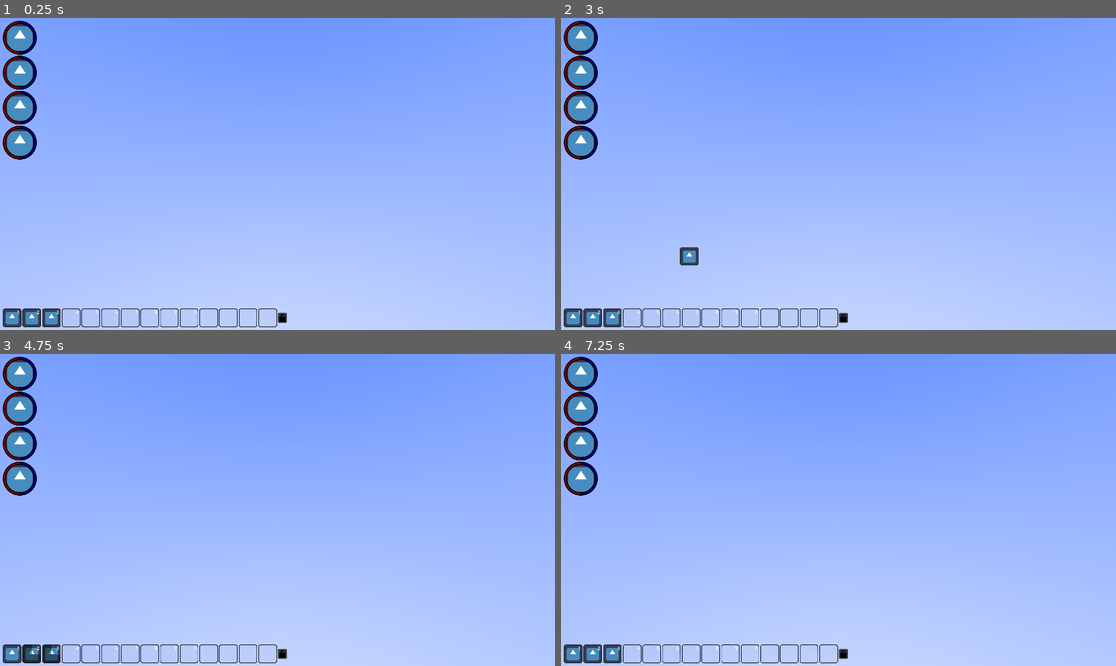
Above: before the commit, frames 1-4 (two rows, left to right).
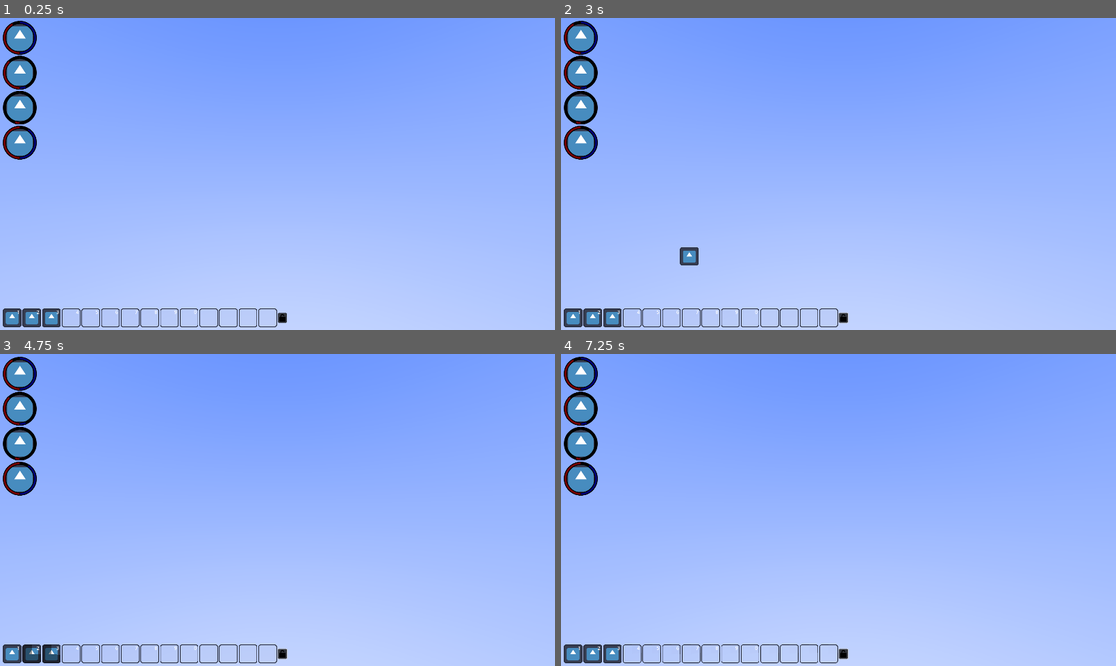
Above: after the commit, the same moments.

Repository: telmotrooper/mephistos-wrath
Game: Godot game, scene res://main.tscn
The game is run twice, just before and just after one commit, with the same random seed, the same clock (stepped at 60 frames per second) and the same inputs. The engine's default icon, where the game draws it, is replaced by a stand-in: a white triangle on a blue panel in a dark square.
Inputs (mouse positions are in pixels of both pictures, inside the frame that each line leads up to):
- Up to frame 1 (0.25 s): no input
- Up to frame 2 (3 s): click (844, 317) at 0.52 s; click (844, 317) at 1.27 s; click (844, 317) at 2.02 s; tap Enter at 2.75 s; drag from (572, 317) to (894, 105) at 2.77 s
- Up to frame 3 (4.75 s): drag from (33, 653) to (249, 572) at 3.52 s; move the mouse to (49, 653) at 4.27 s; click (49, 653) at 4.42 s
- Up to frame 4 (7.25 s): drag from (633, 653) to (672, 463) at 5.02 s; tap Space at 5.75 s; drag from (649, 653) to (866, 510) at 5.77 s; tap Enter at 6.5 s; drag from (672, 653) to (755, 432) at 6.52 s

The runs differ from the first frame. In frame 1, 0.2% of the frame differs, in the area x 0-7%, y 0-37%; in frame 2, 0.2%; in frame 3, 0.2%; in frame 4, 0.2%.

Commit message:
Added custom values for each character

Diff:
--- a/character_portrait.gd
+++ b/character_portrait.gd
@@ -3,34 +3,9 @@
 
 @export var character: Character
 
-@export_range(0, 50) var health_points = 50 : set = _set_health, get = _get_health
-@export_range(0, 50) var mana_points = 50 : set = _set_mana, get = _get_mana
-
-@onready var hp = $HP
-@onready var mp = $MP
-
 func _ready() -> void:
 	tooltip_text = "%s\nHP: %d/%d\nMP: %d/%d" % [
 		character.name, character.hp, character.max_hp, character.mp, character.max_mp
 	]
-
-func _set_health(val):
-	if not is_inside_tree():
-		await ready
-	hp.value = val
-
-func _get_health():
-	if not hp:
-		return 50
-	return hp.value
-
-func _set_mana(val):
-	if not is_inside_tree():
-		await ready
-	mp.value = val
-
-func _get_mana():
-	if not mp:
-		return 50
-	else:
-		return mp.value
+	$HP.value = float(character.hp) / character.max_hp * 50
+	$MP.value = float(character.mp) / character.max_mp * 50
--- a/character_portrait.tscn
+++ b/character_portrait.tscn
@@ -13,7 +13,6 @@
 anchors_preset = 0
 offset_right = 40.0
 offset_bottom = 40.0
-tooltip_text = "Character Namecd"
 script = ExtResource("1_d2t5c")
 character = ExtResource("2_pc7yn")
 
--- a/characters/character.gd
+++ b/characters/character.gd
@@ -3,8 +3,8 @@
 
 @export var name: StringName = "Character Name"
 
+@export var max_hp: int
 @export var hp: int
-@export var max_hp: int
 
+@export var max_mp: int
 @export var mp: int
-@export var max_mp: int
--- a/characters/george_erickson.tres
+++ b/characters/george_erickson.tres
@@ -5,7 +5,7 @@
 [resource]
 script = ExtResource("1_74qr3")
 name = &"George Erickson"
+max_hp = 120
 hp = 100
-max_hp = 100
-mp = 100
-max_mp = 100
+max_mp = 80
+mp = 80
--- a/characters/marty_badger.tres
+++ b/characters/marty_badger.tres
@@ -5,7 +5,7 @@
 [resource]
 script = ExtResource("1_o7gli")
 name = &"Marty Badger"
-hp = 100
-max_hp = 100
-mp = 100
-max_mp = 100
+hp = 150
+max_hp = 200
+mp = 10
+max_mp = 80
--- a/characters/michael_tenorio.tres
+++ b/characters/michael_tenorio.tres
@@ -5,7 +5,7 @@
 [resource]
 script = ExtResource("1_2papk")
 name = &"Michael Tenorio"
-hp = 100
 max_hp = 100
-mp = 100
-max_mp = 100
+hp = 10
+max_mp = 60
+mp = 0
--- a/characters/timothy_curry.tres
+++ b/characters/timothy_curry.tres
@@ -5,7 +5,7 @@
 [resource]
 script = ExtResource("1_1cfat")
 name = &"Timothy Curry"
-hp = 100
-max_hp = 100
-mp = 100
-max_mp = 100
+max_hp = 80
+hp = 80
+max_mp = 220
+mp = 180
--- a/ui.tscn
+++ b/ui.tscn
@@ -6,7 +6,6 @@
 [ext_resource type="Texture2D" uid="uid://dosni1lecymy3" path="res://icons/font_awesome/lock.svg" id="4_gl0di"]
 [ext_resource type="Script" path="res://lock_button.gd" id="4_jpk3e"]
 [ext_resource type="PackedScene" uid="uid://bai5fwngw35v5" path="res://character_portrait.tscn" id="6_quqll"]
-[ext_resource type="Resource" uid="uid://8xr1er6ruqpx" path="res://characters/george_erickson.tres" id="7_wg2o1"]
 [ext_resource type="Resource" uid="uid://dh0h86uwqa4d8" path="res://characters/marty_badger.tres" id="8_g7gv6"]
 [ext_resource type="Resource" uid="uid://b7j3g28hhgggb" path="res://characters/michael_tenorio.tres" id="9_ggjba"]
 [ext_resource type="Resource" uid="uid://fjov23yxdht3" path="res://characters/timothy_curry.tres" id="10_hb6mf"]
@@ -114,27 +113,30 @@
 
 [node name="CharacterPortrait" parent="MarginContainer/VBoxContainer" instance=ExtResource("6_quqll")]
 layout_mode = 2
-character = ExtResource("7_wg2o1")
-health_points = 50.0
-mana_points = 50.0
+tooltip_text = "George Erickson
+HP: 100/120
+MP: 100/100"
 
 [node name="CharacterPortrait2" parent="MarginContainer/VBoxContainer" instance=ExtResource("6_quqll")]
 layout_mode = 2
+tooltip_text = "Marty Badger
+HP: 100/100
+MP: 100/100"
 character = ExtResource("8_g7gv6")
-health_points = 50.0
-mana_points = 50.0
 
 [node name="CharacterPortrait3" parent="MarginContainer/VBoxContainer" instance=ExtResource("6_quqll")]
 layout_mode = 2
+tooltip_text = "Michael Tenorio
+HP: 100/100
+MP: 100/100"
 character = ExtResource("9_ggjba")
-health_points = 50.0
-mana_points = 50.0
 
 [node name="CharacterPortrait4" parent="MarginContainer/VBoxContainer" instance=ExtResource("6_quqll")]
 layout_mode = 2
+tooltip_text = "Timothy Curry
+HP: 100/100
+MP: 100/100"
 character = ExtResource("10_hb6mf")
-health_points = 50.0
-mana_points = 50.0
 
 [connection signal="pressed" from="MarginContainer/HBoxContainer/LockButton" to="MarginContainer/HBoxContainer/LockButton" method="_on_pressed"]
 [connection signal="pressed" from="MarginContainer/HBoxContainer/LockButton/LockButton" to="MarginContainer/HBoxContainer/LockButton/LockButton" method="_on_pressed"]
Not shown: 1 places in ui.tscn that only renumber resources
